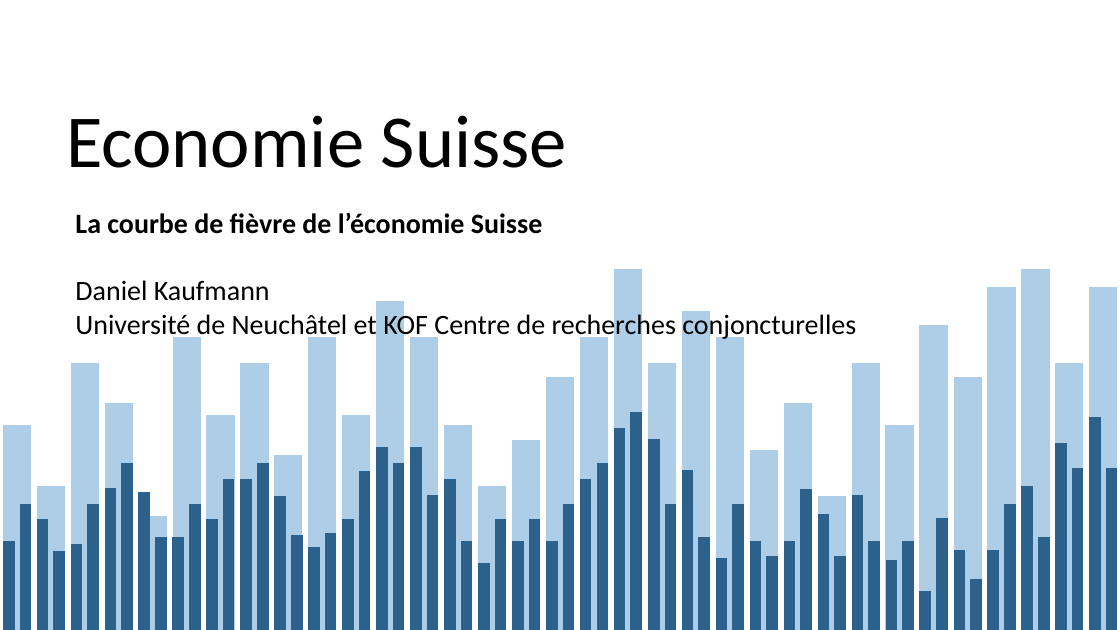
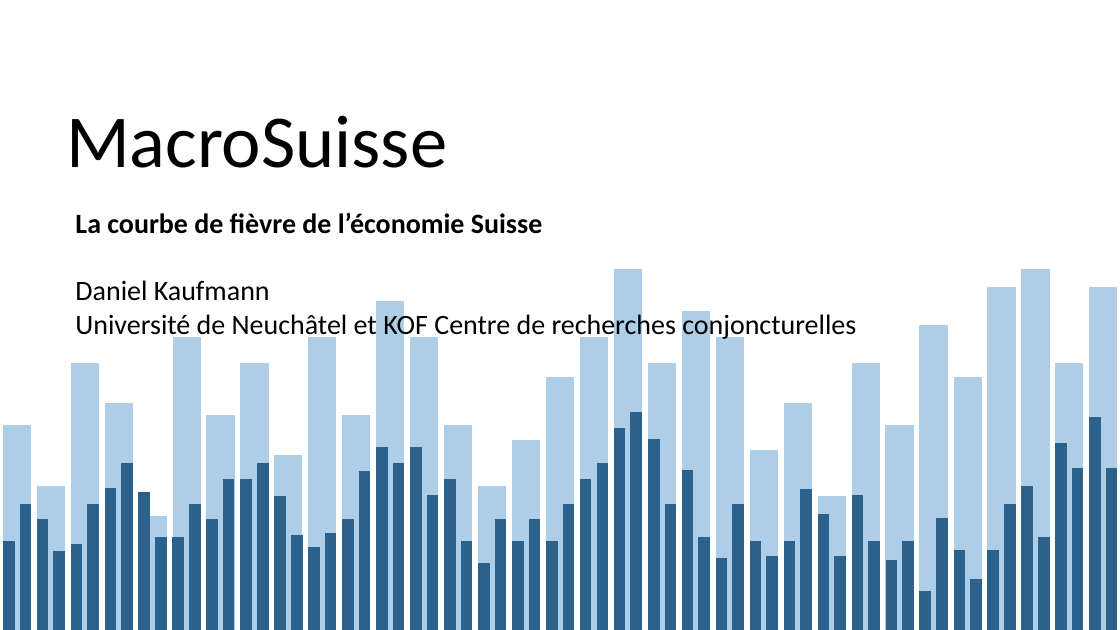
Before and after one commit to dankaufmann/MacroSuisse, a slide deck: slide 1 of PrimeDeRisque/PrimeDeRisque.pptx. Drawn at 1120x630 pixels with LibreOffice and Linux fonts; fonts in the diff are those of the drawing; background and template pictures are left out. Boxes give left, top, right and bottom in pixels: in the first picture for what was removed or moved away, otherwise in the second. Text is boxed around its words. In the diff, an @@ line names an element or a change of style, - is before the commit and + after.

```diff
--- a/PrimeDeRisque/PrimeDeRisque.pptx
+++ b/PrimeDeRisque/PrimeDeRisque.pptx
@@ title at [66,115,447,168]: text changed @@
-Economie Suisse
+MacroSuisse
```
Also in this commit, not shown: 4 other slides changed, 5 other files.
